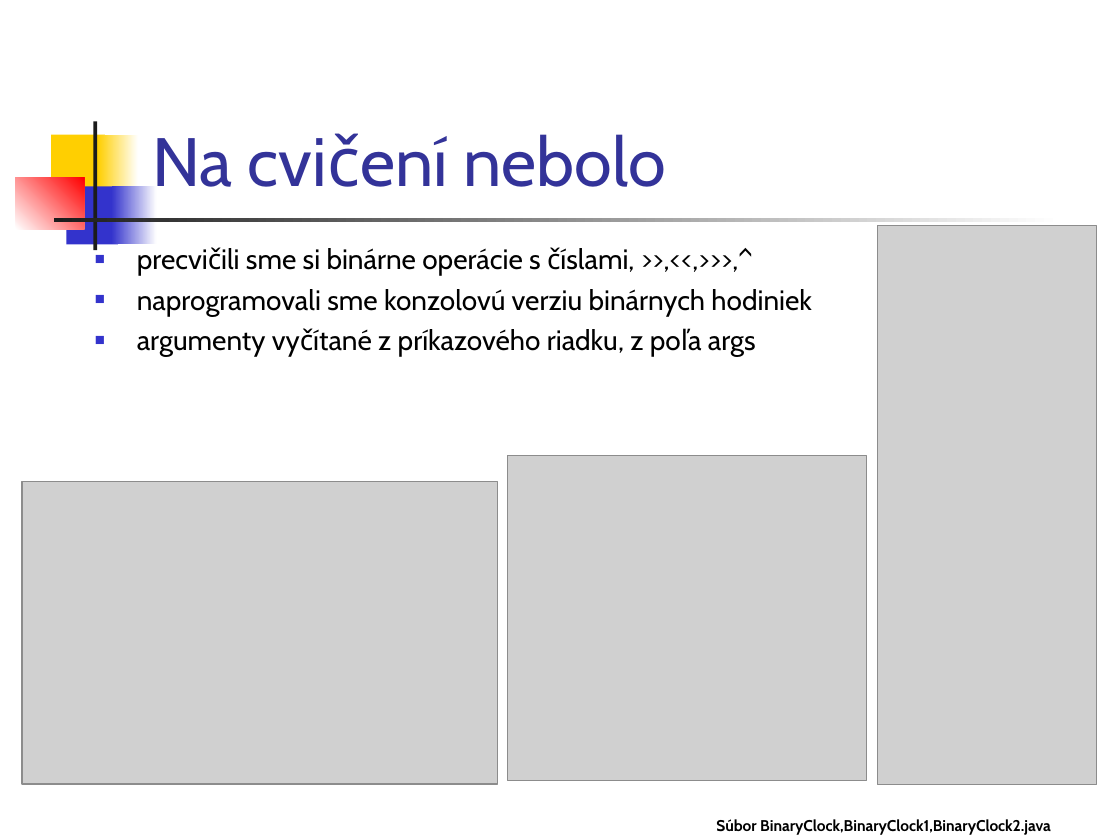
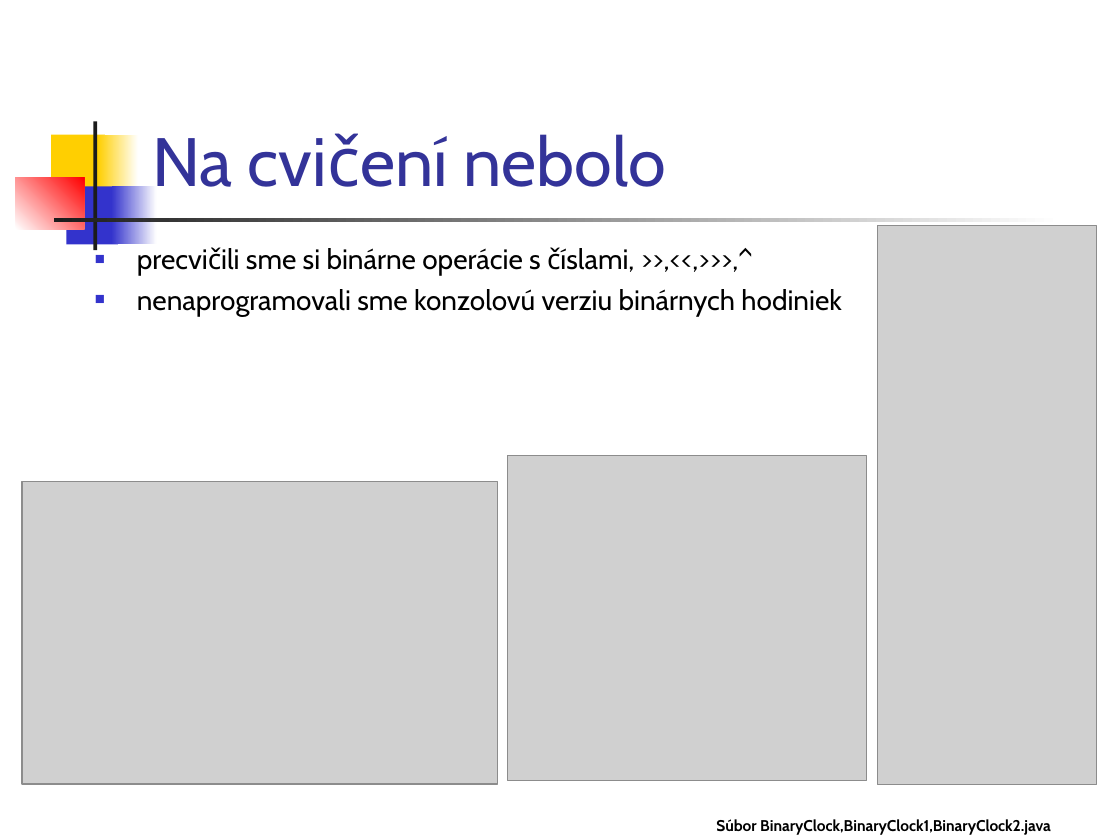
Before and after one commit to Programovanie4/Prednasky, a slide deck: slide 5 of 02/02_java.ppt. Drawn at 1120x840 pixels with LibreOffice and Linux fonts; fonts in the diff are those of the drawing; grey boxes stand for pictures. Boxes give left, top, right and bottom in pixels: in the first picture for what was removed or moved away, otherwise in the second. Text is boxed around its words. In the diff, an @@ line names an element or a change of style, - is before the commit and + after.

```diff
--- a/02/02_java.ppt
+++ b/02/02_java.ppt
@@ text at <box>137,289,841,316</box>: text changed @@
-■ naprogramovali sme konzolovú verziu binárnych hodiniek
-■ argumenty vyčítané z príkazového riadku, z poľa args
+■ nenaprogramovali sme konzolovú verziu binárnych hodiniek
```
Also in this commit, not shown: 14 other slides changed, 14 slides added, 2 other files.
